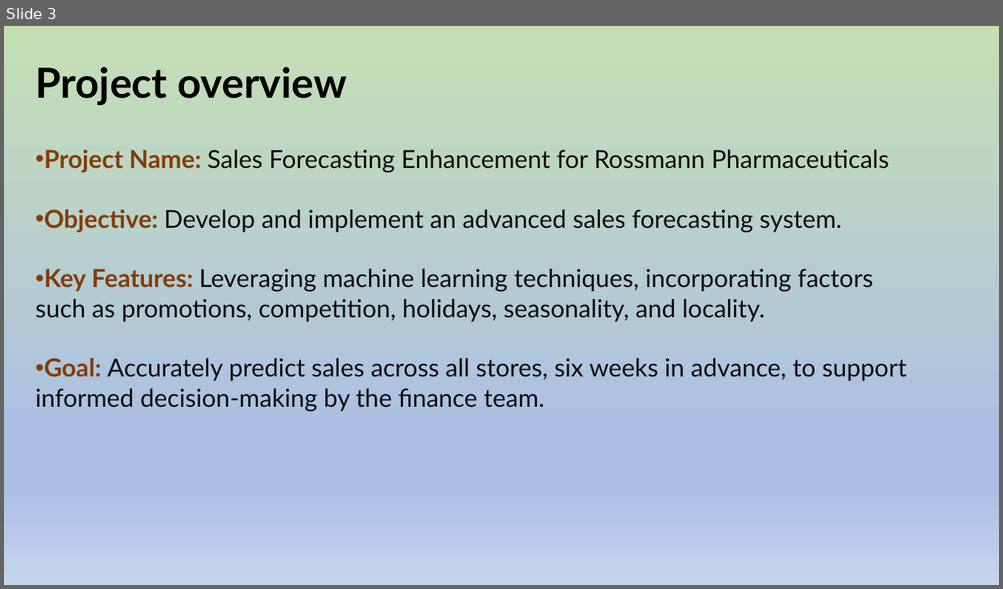
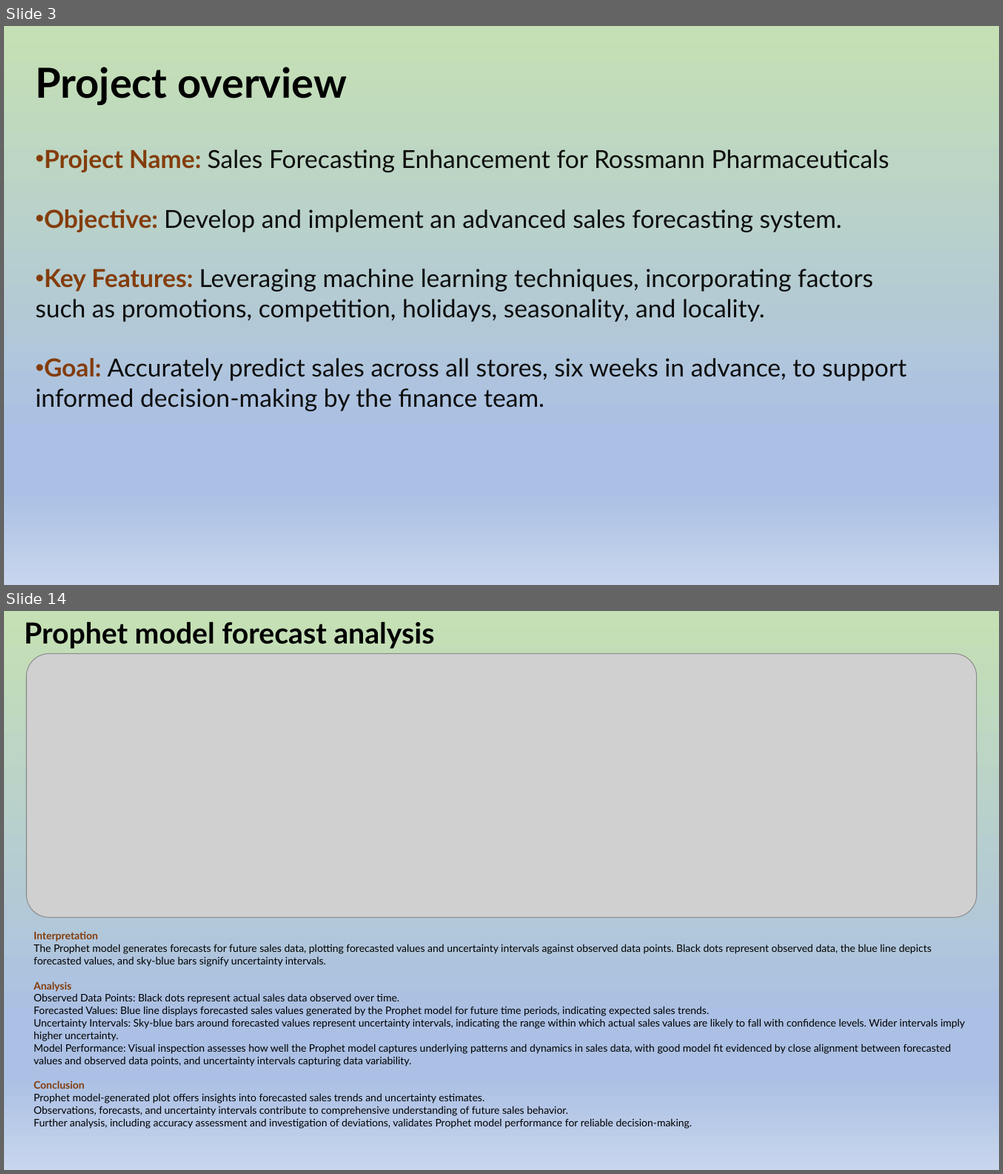
Before and after one commit to Hemamagam/Project-6--Pharmaceutical-Sale-Prediction-, a slide deck: Rossmman Sales Prediction-Project 6-Nexthike.pptx. Shown one above the other, each under a label of ours: slide 3 before the commit, slides 3 and 14 after it; the slides between them are not shown. The pictures are 1003x589 and 1003x1174 pixels, drawn with LibreOffice and Linux fonts; fonts in the diff are those of the drawing; grey boxes stand for pictures. Boxes give left, top, right and bottom in pixels: in the first picture for what was removed or moved away, otherwise in the second. Text is boxed around its words. In the diff, an @@ line names an element or a change of style, - is before the commit and + after.

Commit message:
Rossmann Sales prediction -PPT
Rossmann Sales prediction -PPT

```diff
--- a/Rossmman Sales Prediction-Project 6-Nexthike.pptx
+++ b/Rossmman Sales Prediction-Project 6-Nexthike.pptx
@@ slide 14 added at bbox=[4, 611, 999, 1170], background gradient #C5E0B4 to #ABC0E4 to #C7D5ED @@
@@ text added at bbox=[24, 622, 434, 649], 28 pt, text #000000, bold @@
+Prophet model forecast analysis
@@ picture added at bbox=[26, 653, 976, 917] @@
@@ text added at bbox=[34, 931, 965, 1129], 10 pt, text #000000 @@
+Interpretation
+The Prophet model generates forecasts for future sales data, plotting forecasted values and uncertainty intervals against observed data points. Black dots represent observed data, the blue line depicts forecasted values, and sky-blue bars signify uncertainty intervals.
+Analysis
+Observed Data Points: Black dots represent actual sales data observed over time.
+Forecasted Values: Blue line displays forecasted sales values generated by the Prophet model for future time periods, indicating expected sales trends.
+Uncertainty Intervals: Sky-blue bars around forecasted values represent uncertainty intervals, indicating the range within which actual sales values are likely to fall with confidence levels. Wider intervals imply higher uncertainty.
+Model Performance: Visual inspection assesses how well the Prophet model captures underlying patterns and dynamics in sales data, with good model fit evidenced by close alignment between forecasted values and observed data points, and uncertainty intervals capturing data variability.
+Conclusion
+Prophet model-generated plot offers insights into forecasted sales trends and uncertainty estimates.
+Observations, forecasts, and uncertainty intervals contribute to comprehensive understanding of future sales behavior.
+Further analysis, including accuracy assessment and investigation of deviations, validates Prophet model performance for reliable decision-making.
```
Also in this commit, not shown: 2 slides changed, 9 other slides added, 3 slides removed.
